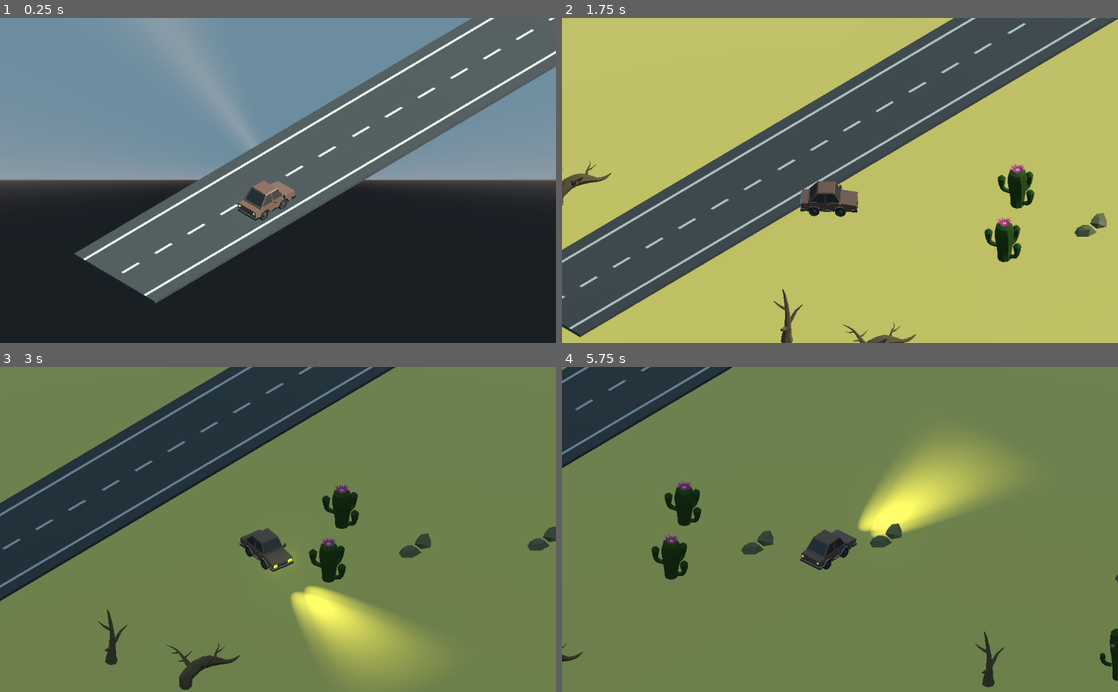
Above: before the commit, frames 1-4 (two rows, left to right).
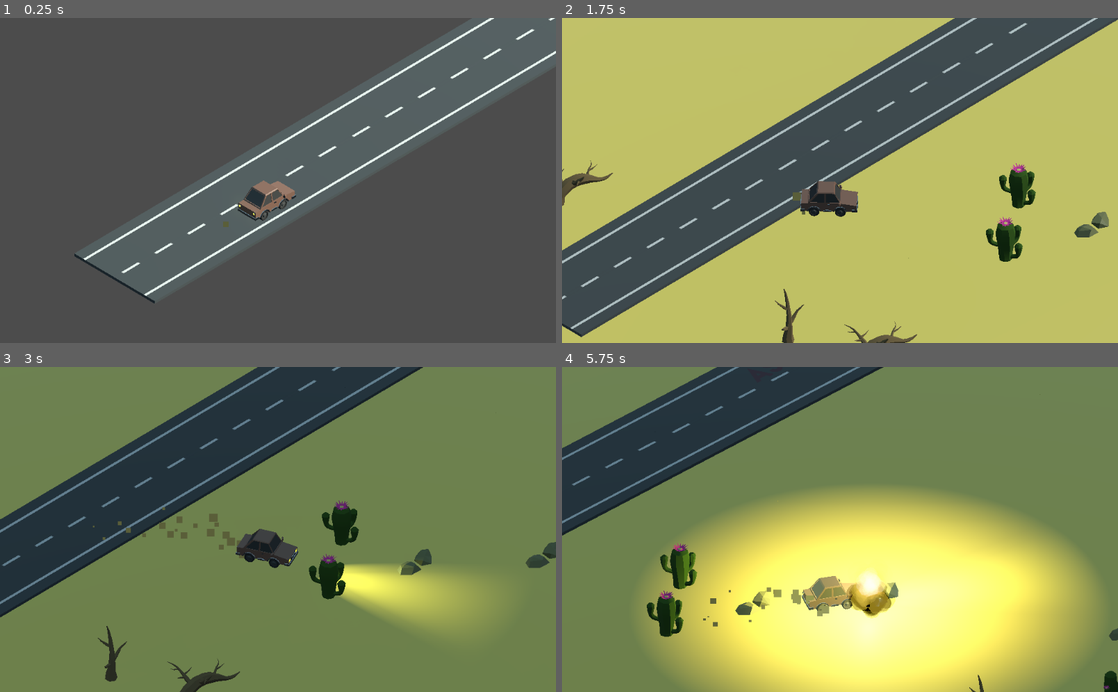
Above: after the commit, the same moments.

Repository: nheeb/dreamanddrive
Game: Godot game, scene res://Logic/Main.tscn
Two runs of this game, one before a commit and one after it. Both use one fixed random seed, a clock stepped at 60 frames per second and the inputs below. The engine's default icon, where the game draws it, is replaced by a stand-in: a white triangle on a blue panel in a dark square.
Inputs (mouse positions are in pixels of both pictures, inside the frame that each line leads up to):
- Up to frame 1 (0.25 s): no input
- Up to frame 2 (1.75 s): move the mouse to (962, 164) at 0.52 s; hold D (steer_right) 0.53-1.28 s; click (962, 164) at 0.6 s; move the mouse to (728, 196) at 1.27 s; hold S (fly_down) from 1.28 s (still down); click (728, 196) at 1.35 s
- Up to frame 3 (3 s): move the mouse to (333, 458) at 2.02 s; release S (fly_down) at 2.03 s; hold D (steer_right) 2.03-2.78 s; click (333, 458) at 2.1 s; move the mouse to (250, 594) at 2.77 s; hold W (fly_up) from 2.78 s (still down); click (250, 594) at 2.85 s
- Up to frame 4 (5.75 s): move the mouse to (1006, 578) at 3.52 s; release W (fly_up) at 3.53 s; hold A (steer_left) 3.53-5.03 s; click (1006, 578) at 3.6 s; tap Q (cheat_screen_shake) at 4.15 s; move the mouse to (673, 480) at 4.27 s; click (673, 480) at 4.35 s; move the mouse to (867, 529) at 5.02 s; hold S (fly_down) from 5.03 s (still down); click (867, 529) at 5.1 s

The runs differ from the first frame. In frame 1, 76% of the frame differs, in the area x 0-100%, y 0-100%; in frame 2, 2.8%; in frame 3, 19%; in frame 4, 60%.

Commit message:
More Collision

Diff:
--- a/Deco/Stones1.tscn
+++ b/Deco/Stones1.tscn
@@ -47,16 +47,25 @@
 "vertex_count": 90
 }
 
+[sub_resource type="SphereShape" id=4]
+radius = 1.37074
+
 [node name="Stones1" type="Spatial"]
 
 [node name="Stone1" type="MeshInstance" parent="."]
-transform = Transform( 0.158914, 0, -0.415814, 0, 0.445147, 0, 0.415814, 0, 0.158914, 1.18148, 0, -0.175295 )
+transform = Transform( 0.158914, 0, -0.415814, 0, 0.522452, 0, 0.415814, 0, 0.158914, 1.18148, 0, -0.175295 )
 mesh = SubResource( 1 )
 
 [node name="Stone4" type="MeshInstance" parent="."]
-transform = Transform( 0.445147, 0, 0, 0, 0.445147, 0, 0, 0, 0.445147, -0.402312, 0, 1.22692 )
+transform = Transform( 0.445147, 0, 0, 0, 0.515569, 0, 0, 0, 0.445147, -0.402312, 0, 1.22692 )
 mesh = SubResource( 2 )
 
 [node name="Stone5" type="MeshInstance" parent="."]
-transform = Transform( 0.445147, 0, 0, 0, 0.445147, 0, 0, 0, 0.445147, -0.311524, 0, -0.558632 )
+transform = Transform( 0.445147, 0, 0, 0, 0.563078, 0, 0, 0, 0.445147, -0.311524, 0, -0.558632 )
 mesh = SubResource( 3 )
+
+[node name="StaticBody" type="StaticBody" parent="."]
+
+[node name="CollisionShape" type="CollisionShape" parent="StaticBody"]
+transform = Transform( 1, 0, 0, 0, 1, 0, 0, 0, 1, 0.323586, 0.0976887, 0.340581 )
+shape = SubResource( 4 )
--- a/Deco/Stones2.tscn
+++ b/Deco/Stones2.tscn
@@ -32,12 +32,20 @@
 "vertex_count": 64
 }
 
+[sub_resource type="SphereShape" id=3]
+radius = 0.817668
+
 [node name="Stones2" type="Spatial"]
 
 [node name="Stone2" type="MeshInstance" parent="."]
-transform = Transform( 0.34047, 0, 0, 0, 0.34047, 0, 0, 0, 0.34047, 0.809029, 0, -0.0693003 )
+transform = Transform( 0.366086, 0, 0, 0, 0.366086, 0, 0, 0, 0.366086, 0.854309, 0, -0.0722029 )
 mesh = SubResource( 1 )
 
 [node name="Stone3" type="MeshInstance" parent="."]
-transform = Transform( 0.34047, 0, 0, 0, 0.34047, 0, 0, 0, 0.34047, -0.394619, 0, 0.00785677 )
+transform = Transform( 0.366086, 0, 0, 0, 0.366086, 0, 0, 0, 0.366086, -0.439899, 0, 0.0107594 )
 mesh = SubResource( 2 )
+
+[node name="StaticBody" type="StaticBody" parent="."]
+
+[node name="CollisionShape" type="CollisionShape" parent="StaticBody"]
+shape = SubResource( 3 )
--- a/DreamObstacles/ObstacleCactus.tscn
+++ b/DreamObstacles/ObstacleCactus.tscn
@@ -4,7 +4,7 @@
 
 [sub_resource type="CapsuleShape" id=3]
 radius = 1.30635
-height = 5.51658
+height = 7.33082
 
 [node name="ObstacleCactus" type="Spatial"]
 
@@ -16,5 +16,5 @@
 collision_mask = 0
 
 [node name="CollisionShape" type="CollisionShape" parent="Area"]
-transform = Transform( 1, 0, 0, 0, -4.37114e-08, -1, 0, 1, -4.37114e-08, 0, -4.09529, 0 )
+transform = Transform( 1, 0, 0, 0, -4.37114e-08, -1, 0, 1, -4.37114e-08, 0, -5.02417, 0 )
 shape = SubResource( 3 )
--- a/DreamObstacles/ObstacleSmallCactus.tscn
+++ b/DreamObstacles/ObstacleSmallCactus.tscn
@@ -3,8 +3,8 @@
 [ext_resource path="res://Deco/Cactus1.tscn" type="PackedScene" id=1]
 
 [sub_resource type="CapsuleShape" id=3]
-radius = 1.64331
-height = 2.81046
+radius = 1.81931
+height = 5.21405
 
 [node name="ObstacleSmallCactus" type="Spatial"]
 
@@ -12,10 +12,10 @@
 transform = Transform( 2.624, 0, 0, 0, 2.624, 0, 0, 0, 2.624, 0, -7.74792, 0 )
 
 [node name="Area" type="Area" parent="."]
+transform = Transform( 1, 0, 0, 0, 1, 0, 0, 0, 1, 0, -0.0590044, 0 )
 collision_layer = 2
 collision_mask = 0
 
 [node name="CollisionShape" type="CollisionShape" parent="Area"]
-transform = Transform( 1, 0, 0, 0, -4.37114e-08, -1, 0, 1, -4.37114e-08, 0, -4.03156, 0 )
+transform = Transform( 1, 0, 0, 0, -4.37114e-08, -1, 0, 1, -4.37114e-08, 0, -4.93062, 0 )
 shape = SubResource( 3 )
-disabled = true
--- a/DreamObstacles/ObstacleTruck.tscn
+++ b/DreamObstacles/ObstacleTruck.tscn
@@ -13,6 +13,8 @@
 script = null
 
 [node name="Area" type="Area" parent="."]
+collision_layer = 2
+collision_mask = 0
 
 [node name="CollisionShape" type="CollisionShape" parent="Area"]
 transform = Transform( 1, 0, 0, 0, -4.37114e-08, 1, 0, -1, -4.37114e-08, 0, -3.22002, 0 )
--- a/Logic/Car.gd
+++ b/Logic/Car.gd
@@ -14,9 +14,12 @@
 var friction := -0.9
 var drag := -0.0015
 
-var collision_cooldown := 3.5
+var collision_cooldown := 5.0
+
+var on_dirt := false
 
 func _physics_process(delta):
+	test_for_dirt()
 	update_engine_multiplicator()
 	acceleration = Vector3.ZERO
 	get_input(delta)
@@ -25,7 +28,6 @@
 	velocity += acceleration
 	calculate_steering(delta)
 	velocity = move_and_slide(velocity)
-
 	var collision := get_last_slide_collision()
 	if collision != null:
 		handle_collision(collision)
@@ -37,17 +39,24 @@
 		return
 	has_collided = true
 	halt()
+	Sound.play_boom()
 	if collision.collider.get_parent().has_method("_on_collide"):
 		collision.collider.get_parent()._on_collide()
+
 	var normal := collision.normal
 	var pos := collision.position
+
+	velocity = pos.direction_to(global_translation) * 14.0
+
 	var explosion := EXPLOSION.instance()
 	Game.world.add_child(explosion)
 	explosion.global_translation = pos
+
 	Game.cam_shake()
+	Game.take_awake_damage()
+
 	yield(get_tree().create_timer(collision_cooldown),"timeout")
 	has_collided = false
-	#velocity = normal * velocity.length() * 100.0
 
 func get_input(delta):
 	var turn : float = Input.get_action_strength("steer_left") - Input.get_action_strength("steer_right")
@@ -69,14 +78,22 @@
 		velocity = Vector3.ZERO
 	var friction_force = velocity * friction
 	var drag_force = velocity * velocity.length() * drag
+	if engine_stop > 0.01:
+		acceleration += (drag_force + friction_force)
+	else:
+		acceleration += friction_force * .1
 
-	acceleration += (drag_force + friction_force)
 
 func calculate_steering(delta):
+	if engine_stop < .1:
+		return
+
+	var steer_factor : float = lerp(1.0, .4, engine_stop) if on_dirt else 1.0
+
 	var back_wheel : Vector3 = $"%BackWheelBase".global_translation
 	var front_wheel : Vector3 = $"%FrontWheelBase".global_translation
 	back_wheel += velocity * delta
-	front_wheel += velocity.rotated(Vector3.UP, steer_angle) * delta
+	front_wheel += velocity.rotated(Vector3.UP, steer_angle * steer_factor) * delta
 	var new_heading = (front_wheel - back_wheel).normalized()
 	velocity = new_heading * velocity.length()
 	var angle := Vector2(new_heading.x, new_heading.z).angle_to(Vector2.UP)
@@ -98,10 +115,14 @@
 
 var engine_stop := 1.0
 var engine_boost := 1.0
+var engine_dirt := 1.0
 func update_engine_multiplicator():
 	engine_multiplicator = 1.0
 	engine_multiplicator *= engine_stop
 	engine_multiplicator *= engine_boost
+	engine_multiplicator *= engine_dirt
+	if Game.dead:
+		engine_multiplicator = 0.0
 
 var currently_speed_boosting := false
 func speed_boost():
@@ -118,6 +139,11 @@
 	engine_stop = 0.0
 	if is_instance_valid(halt_tween):
 		halt_tween.kill()
-	yield(get_tree().create_timer(.8),"timeout")
+	yield(get_tree().create_timer(1.3),"timeout")
 	halt_tween = get_tree().create_tween()#.set_ease(Tween.EASE_IN_OUT).set_trans(Tween.TRANS_QUAD)
-	halt_tween.tween_property(self, "engine_stop", 1.0, 4.0).from(0.0)
+	halt_tween.tween_property(self, "engine_stop", 1.0, 5.0).from(0.0)
+
+func test_for_dirt():
+	on_dirt = len($Area.get_overlapping_areas()) == 0
+	engine_dirt = .9 if on_dirt else 1.0
+	$DirtParticles.emitting = on_dirt
--- a/Logic/Car.tscn
+++ b/Logic/Car.tscn
@@ -8,6 +8,38 @@
 height = 6.44481
 
 [sub_resource type="CapsuleMesh" id=3]
+
+[sub_resource type="SphereShape" id=4]
+
+[sub_resource type="Curve" id=8]
+_data = [ Vector2( 0, 1 ), 0.0, 0.0, 0, 0, Vector2( 1, 0.2875 ), -1.37126, 0.0, 0, 0 ]
+
+[sub_resource type="CurveTexture" id=9]
+curve = SubResource( 8 )
+
+[sub_resource type="ParticlesMaterial" id=5]
+emission_shape = 2
+emission_box_extents = Vector3( 1, 0, 0 )
+direction = Vector3( 0, 2, 1 )
+spread = 25.0
+gravity = Vector3( 0, -6, 0 )
+initial_velocity = 5.0
+scale = 3.0
+scale_random = 1.0
+scale_curve = SubResource( 9 )
+
+[sub_resource type="SpatialMaterial" id=6]
+flags_unshaded = true
+params_billboard_mode = 3
+params_billboard_keep_scale = true
+particles_anim_h_frames = 1
+particles_anim_v_frames = 1
+particles_anim_loop = false
+albedo_color = Color( 0.353165, 0.37, 0.2257, 1 )
+
+[sub_resource type="QuadMesh" id=7]
+material = SubResource( 6 )
+size = Vector2( 0.2, 0.2 )
 
 [node name="Car" type="KinematicBody"]
 axis_lock_motion_y = true
@@ -62,3 +94,19 @@
 
 [node name="CarModel" parent="Model" instance=ExtResource( 2 )]
 unique_name_in_owner = true
+
+[node name="Area" type="Area" parent="."]
+collision_layer = 0
+collision_mask = 8
+
+[node name="CollisionShape" type="CollisionShape" parent="Area"]
+shape = SubResource( 4 )
+
+[node name="DirtParticles" type="Particles" parent="."]
+transform = Transform( 1, 0, 0, 0, 1, 0, 0, 0, 1, 0, 0, 1.15479 )
+emitting = false
+amount = 20
+visibility_aabb = AABB( -2.43177, -0.84859, -1.35479, 5.59601, 2.51151, 4.90085 )
+local_coords = false
+process_material = SubResource( 5 )
+draw_pass_1 = SubResource( 7 )
--- a/Logic/DreamCar.gd
+++ b/Logic/DreamCar.gd
@@ -81,3 +81,28 @@
 	intro_controls = 0.0
 	yield(get_tree().create_timer(.5),"timeout")
 	intro_mode = false
+
+
+func _on_Area_area_entered(area):
+	handle_collision()
+	print("!")
+
+var collision_cooldown := 5.0
+var has_collided := false
+const EXPLOSION = preload("res://Effects/Explosion.tscn")
+func handle_collision():
+	if has_collided:
+		return
+	has_collided = true
+
+	Sound.play_boom()
+
+	var explosion := EXPLOSION.instance()
+	Game.dream_world.add_child(explosion)
+	explosion.global_translation = global_translation
+
+	Game.cam_shake(1.4)
+	Game.take_dream_damage()
+
+	yield(get_tree().create_timer(collision_cooldown),"timeout")
+	has_collided = false
--- a/Logic/DreamCar.tscn
+++ b/Logic/DreamCar.tscn
@@ -1,7 +1,11 @@
-[gd_scene load_steps=3 format=2]
+[gd_scene load_steps=4 format=2]
 
 [ext_resource path="res://Logic/CarModel.tscn" type="PackedScene" id=1]
 [ext_resource path="res://Logic/DreamCar.gd" type="Script" id=2]
+
+[sub_resource type="CapsuleShape" id=1]
+radius = 0.593034
+height = 1.46739
 
 [node name="DreamCar" type="Spatial"]
 script = ExtResource( 2 )
@@ -21,3 +25,13 @@
 light_energy = 6.0
 spot_range = 15.0
 spot_angle = 24.0
+
+[node name="Area" type="Area" parent="."]
+collision_layer = 0
+collision_mask = 2
+
+[node name="CollisionShape" type="CollisionShape" parent="Area"]
+transform = Transform( 1, 0, 0, 0, 1, 0, 0, 0, 1, 0, 0.745259, -0.0469871 )
+shape = SubResource( 1 )
+
+[connection signal="area_entered" from="Area" to="." method="_on_Area_area_entered"]
--- a/Logic/EnemyCar.gd
+++ b/Logic/EnemyCar.gd
@@ -8,13 +8,15 @@
 	next_waypoint = waypoint.next
 
 func _physics_process(delta):
+	if speed == 0.0:
+		return
 	if Game.car.global_translation.distance_to(self.global_translation) > 300.0:
 		queue_free()
 	if next_waypoint != null:
 		var last_pos = global_translation
 		global_translation += global_translation.direction_to(next_waypoint.global_translation) * speed * delta
 		look_at(global_translation+global_translation-last_pos, Vector3.UP)
-		if global_translation.distance_squared_to(next_waypoint.global_translation) < 1.0:
+		if global_translation.distance_squared_to(next_waypoint.global_translation) < 2.0:
 			next_waypoint = next_waypoint.next
 	else:
 		queue_free()
--- a/Logic/Game.gd
+++ b/Logic/Game.gd
@@ -14,8 +14,8 @@
 var dead := false
 var intro := true
 
-
 var health_points := 3
+var dream_health_points := 3
 var damage := 0.0
 var max_damage := 100.0
 
@@ -55,9 +55,9 @@
 #func _process(delta):
 #	print(Engine.get_frames_per_second())
 
-func cam_shake():
-	world_cam.screen_shake()
-	dream_cam.screen_shake()
+func cam_shake(intensity := 1.0):
+	world_cam.screen_shake(intensity)
+	dream_cam.screen_shake(intensity)
 
 const OBSTACLE_MOVER = preload("res://DreamObstacles/ObstacleMover.tscn")
 func spawn_dream_obstacle():
@@ -68,3 +68,26 @@
 	o.global_translation = pos
 	if randi() % 2 == 0:
 		o.global_rotate(Vector3.FORWARD, deg2rad(180.0))
+
+func take_awake_damage():
+	health_points -= 1
+	if health_points <= 0:
+		trigger_death()
+
+func take_dream_damage():
+	dream_health_points -= 1
+	if dream_health_points <= 0:
+		trigger_death()
+
+func trigger_death():
+	dead = true
+	yield(get_tree().create_timer(2),"timeout")
+	main.click_to_restart = true
+
+func reset_game():
+	dead = false
+	intro = true
+	health_points = 3
+	damage = 0.0
+	max_damage = 100.0
+	get_tree().change_scene("res://Logic/Main.tscn")
--- a/Logic/Main.gd
+++ b/Logic/Main.gd
@@ -1,4 +1,6 @@
 extends Control
+
+var click_to_restart := false
 
 func _ready():
 	Game.main = self
@@ -17,12 +19,15 @@
 	$ViewportContainer.update()
 
 const ENEMY_CAR = preload("res://Logic/EnemyCar.tscn")
-func _physics_process(delta):
+func _physics_process(_delta):
 	if Game.intro:
 		if Input.is_action_just_pressed("click"):
 			Game.intro = false
 			Sound.start_music()
 			Game.start_intro()
+	if click_to_restart:
+		if Input.is_action_just_pressed("click"):
+			Game.reset_game()
 	if Input.is_action_just_pressed("cheat_spawn_car"):
 		var enemy_car = ENEMY_CAR.instance()
 		Game.world.add_child(enemy_car)
--- a/Logic/Main.tscn
+++ b/Logic/Main.tscn
@@ -160,6 +160,7 @@
 
 [node name="ViewportAwake" type="Viewport" parent="ViewportContainer"]
 size = Vector2( 1024, 600 )
+transparent_bg = true
 handle_input_locally = false
 render_target_update_mode = 3
 
--- a/Logic/ShakeCamera.gd
+++ b/Logic/ShakeCamera.gd
@@ -16,8 +16,8 @@
 	base_deg_z = rotation_degrees.z
 
 
-func screen_shake():
-	trauma = 1.0
+func screen_shake(intensity : float = 1.0):
+	trauma = intensity
 
 func _process(delta):
 	if Input.is_action_just_pressed("cheat_screen_shake"):
--- a/Logic/Sound.gd
+++ b/Logic/Sound.gd
@@ -1,7 +1,7 @@
 extends Node
 
 func start_music():
-	pass#$MusicPlayer.play()
+	$MusicPlayer.play()
 
 func fade_out_engine():
 	var tween := get_tree().create_tween()
@@ -13,3 +13,6 @@
 	$CarAccel.play()
 	yield($CarAccel,"finished")
 	$CarAccel.play()
+
+func play_boom():
+	$ExplosionPlayer.play()
--- a/Logic/Sound.tscn
+++ b/Logic/Sound.tscn
@@ -1,9 +1,10 @@
-[gd_scene load_steps=5 format=2]
+[gd_scene load_steps=6 format=2]
 
 [ext_resource path="res://Logic/Sound.gd" type="Script" id=1]
 [ext_resource path="res://Sounds/music.mp3" type="AudioStream" id=2]
 [ext_resource path="res://Sounds/motor-loop.mp3" type="AudioStream" id=3]
 [ext_resource path="res://Sounds/car_ac.mp3" type="AudioStream" id=4]
+[ext_resource path="res://Sounds/explosion.mp3" type="AudioStream" id=5]
 
 [node name="Sound" type="Node"]
 script = ExtResource( 1 )
@@ -20,3 +21,7 @@
 [node name="CarAccel" type="AudioStreamPlayer" parent="."]
 stream = ExtResource( 4 )
 volume_db = -40.0
+
+[node name="ExplosionPlayer" type="AudioStreamPlayer" parent="."]
+stream = ExtResource( 5 )
+volume_db = -30.0
--- a/Logic/World.gd
+++ b/Logic/World.gd
@@ -9,7 +9,7 @@
 	Game.world_cam = $CamPivot/Camera
 	cam_offset = $CamPivot.global_translation - $Car.global_translation
 
-func _process(delta):
+func _process(_delta):
 	$CamPivot.global_translation = $Car.global_translation + cam_offset
 
 func cam_out():
--- a/Logic/World.tscn
+++ b/Logic/World.tscn
@@ -163,14 +163,14 @@
 visible = false
 
 [node name="Label3D" type="Label3D" parent="IntroTexts"]
-transform = Transform( 1.59269, 0, 0, 0, -6.96186e-08, 1.59269, 0, -1.59269, -6.96186e-08, 36.0185, 1.31229, -1.21337 )
+transform = Transform( 1.59269, 0, 0, 0, -6.96186e-08, 1.59269, 0, -1.59269, -6.96186e-08, 36.0185, 1.23256, -1.21337 )
 cast_shadow = 0
 modulate = Color( 0.176, 0.176, 0.22, 1 )
 text = "As the light fades..."
 font = SubResource( 5 )
 
 [node name="Label3D2" type="Label3D" parent="IntroTexts"]
-transform = Transform( 1.73426, 0, 0, 0, -7.58068e-08, 1.73426, 0, -1.73426, -7.58068e-08, 68.904, 1.31229, 1.35802 )
+transform = Transform( 1.73426, 0, 0, 0, -7.58068e-08, 1.73426, 0, -1.73426, -7.58068e-08, 68.904, 1.23256, 1.35802 )
 cast_shadow = 0
 modulate = Color( 0.176, 0.176, 0.22, 1 )
 text = "Your mind begins to wander"
--- a/StreetParts/StreetCurve.tscn
+++ b/StreetParts/StreetCurve.tscn
@@ -44,6 +44,9 @@
 "skeleton_aabb": [  ],
 "vertex_count": 126
 }
+
+[sub_resource type="BoxShape" id=2]
+extents = Vector3( 4.9463, 2.56084, 3.57352 )
 
 [node name="StreetCurve" type="Spatial"]
 script = ExtResource( 4 )
@@ -92,3 +95,19 @@
 [node name="StreetWayPoint11" parent="Waypoints" instance=ExtResource( 5 )]
 transform = Transform( 1, 0, 0, 0, 1, 0, 0, 0, 1, 9.9029, 0, 8.11983 )
 other_side = true
+
+[node name="Area" type="Area" parent="."]
+collision_layer = 8
+collision_mask = 0
+
+[node name="CollisionShape" type="CollisionShape" parent="Area"]
+transform = Transform( 0.991188, 0, -0.132464, 0, 1, 0, 0.132464, 0, 0.991188, -5.56298, 2.4746, 0.477437 )
+shape = SubResource( 2 )
+
+[node name="CollisionShape2" type="CollisionShape" parent="Area"]
+transform = Transform( 0.929029, 0, -0.370006, 0, 1, 0, 0.370006, 0, 0.929029, 0.220406, 2.4746, 2.26703 )
+shape = SubResource( 2 )
+
+[node name="CollisionShape3" type="CollisionShape" parent="Area"]
+transform = Transform( 0.700735, 0, -0.713422, 0, 1, 0, 0.713422, 0, 0.700735, 6.57398, 2.4746, 6.60068 )
+shape = SubResource( 2 )
--- a/StreetParts/StreetDiagonal.tscn
+++ b/StreetParts/StreetDiagonal.tscn
@@ -45,6 +45,9 @@
 "vertex_count": 16
 }
 
+[sub_resource type="BoxShape" id=2]
+extents = Vector3( 3.47582, 3.10648, 15.0316 )
+
 [node name="StreetDiagonal" type="Spatial"]
 script = ExtResource( 5 )
 
@@ -67,3 +70,11 @@
 [node name="StreetWayPoint4" parent="Waypoints" instance=ExtResource( 4 )]
 transform = Transform( 1, 0, 0, 0, 1, 0, 0, 0, 1, 10, 0, 8 )
 other_side = true
+
+[node name="Area" type="Area" parent="."]
+collision_layer = 8
+collision_mask = 0
+
+[node name="CollisionShape" type="CollisionShape" parent="Area"]
+transform = Transform( 0.707107, 0, 0.707107, 0, 1, 0, -0.707107, 0, 0.707107, 0, 2.52785, 0 )
+shape = SubResource( 2 )
--- a/StreetParts/StreetStraight.tscn
+++ b/StreetParts/StreetStraight.tscn
@@ -45,6 +45,9 @@
 "vertex_count": 12
 }
 
+[sub_resource type="BoxShape" id=2]
+extents = Vector3( 10.5008, 2.52298, 3.48714 )
+
 [node name="StreetStraight" type="Spatial"]
 script = ExtResource( 4 )
 
@@ -67,3 +70,11 @@
 [node name="StreetWayPoint4" parent="Waypoints" instance=ExtResource( 5 )]
 transform = Transform( 1, 0, 0, 0, 1, 0, 0, 0, 1, 8.49714, 0, -1.29157 )
 other_side = true
+
+[node name="Area" type="Area" parent="."]
+collision_layer = 8
+collision_mask = 0
+
+[node name="CollisionShape" type="CollisionShape" parent="Area"]
+transform = Transform( 1, 0, 0, 0, 1, 0, 0, 0, 1, 0, 1.85521, 0 )
+shape = SubResource( 2 )
--- a/project.godot
+++ b/project.godot
@@ -19,6 +19,12 @@
 Game="*res://Logic/Game.tscn"
 Sound="*res://Logic/Sound.tscn"
 Decorator="*res://Deco/Decorator.tscn"
+
+[debug]
+
+gdscript/warnings/unused_variable=false
+gdscript/warnings/unused_argument=false
+gdscript/warnings/return_value_discarded=false
 
 [gui]
 
Not shown: 1 places in Deco/Stones1.tscn that only renumber resources
Not shown: 1 places in Deco/Stones2.tscn that only renumber resources
Not shown: 1 places in Logic/Car.tscn that only renumber resources
Not shown, added: Sounds/explosion.mp3.import
Not shown: 1 places in StreetParts/StreetCurve.tscn that only renumber resources
Not shown: 1 places in StreetParts/StreetDiagonal.tscn that only renumber resources
Not shown: 1 places in StreetParts/StreetStraight.tscn that only renumber resources
Not shown, added: Sounds/explosion.mp3
